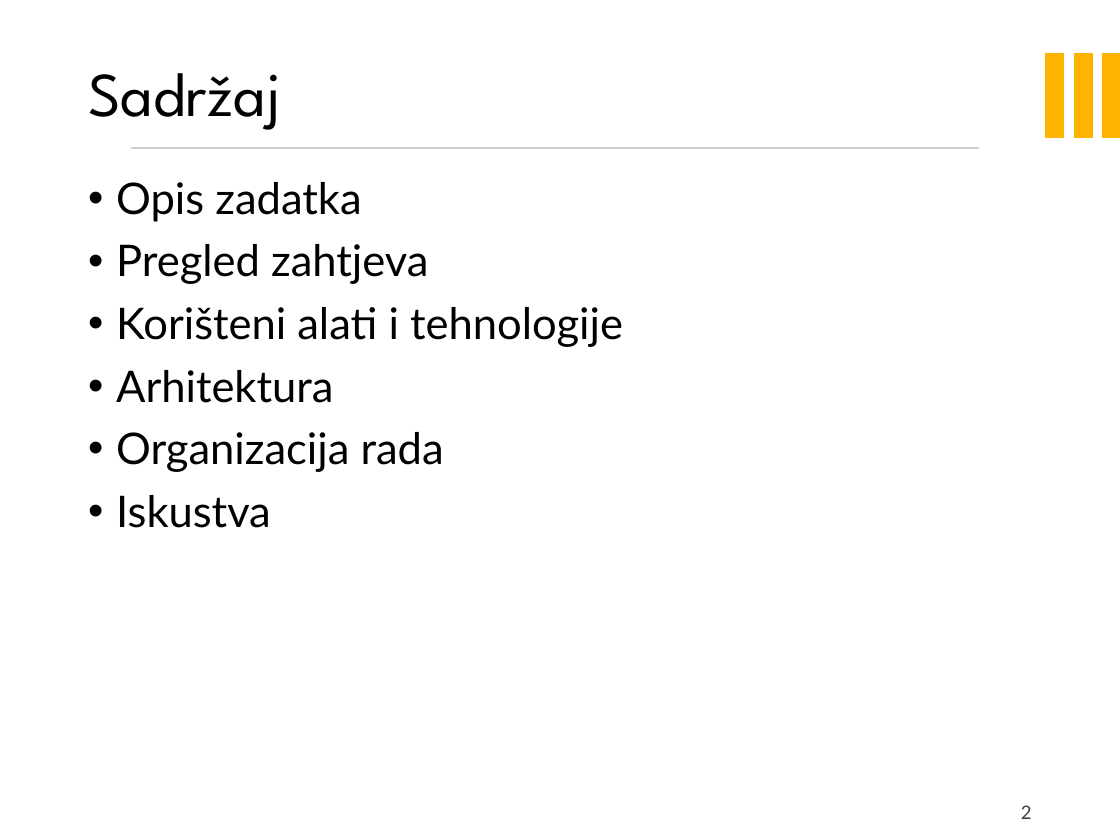
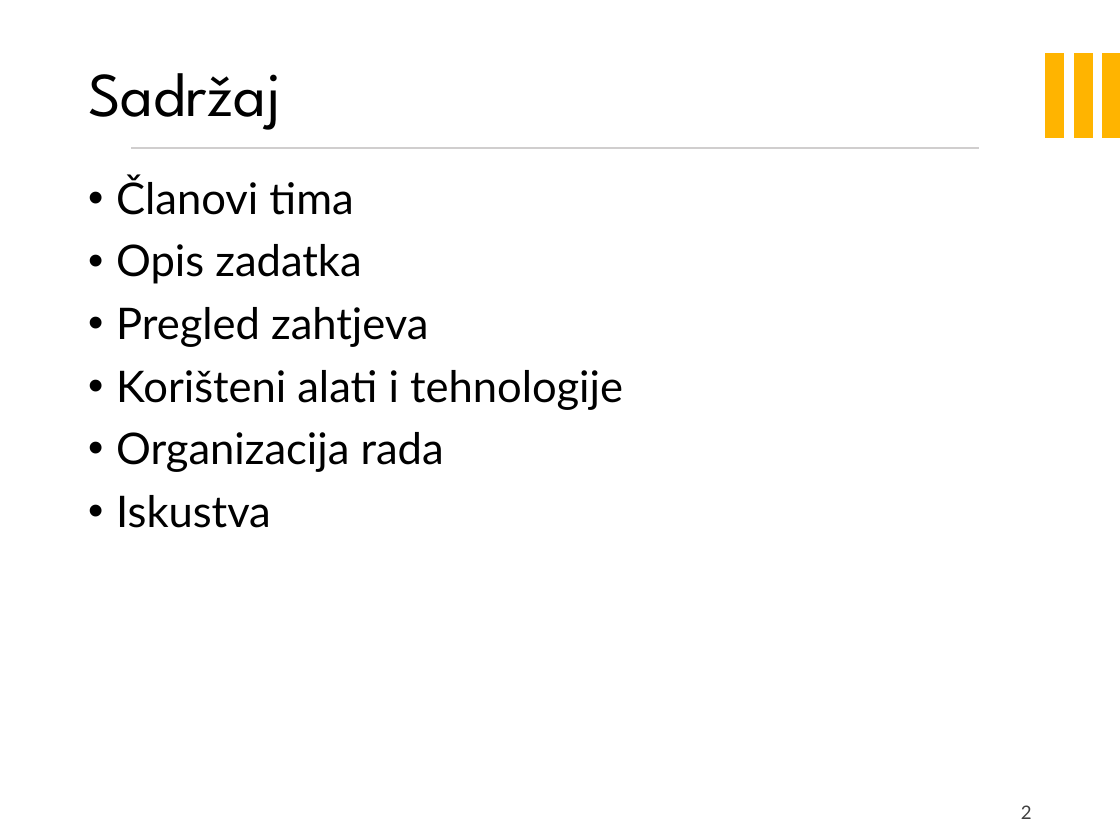
Before and after one commit to Ljubimci-Grupa-1/ForAllTheDogs, a slide deck: slide 2 of ForAllTheDogs.pptx. Drawn at 1120x840 pixels with LibreOffice and Linux fonts; fonts in the diff are those of the drawing; background and template pictures are left out. Boxes give left, top, right and bottom in pixels: in the first picture for what was removed or moved away, otherwise in the second. Text is boxed around its words. In the diff, an @@ line names an element or a change of style, - is before the commit and + after.

```diff
--- a/ForAllTheDogs.pptx
+++ b/ForAllTheDogs.pptx
@@ text at (116,176,353,215): paragraph added @@
+• Članovi tima
@@ text at (116,370,333,403): paragraph removed @@
-• Arhitektura
```
Also in this commit, not shown: 1 other slide changed.
